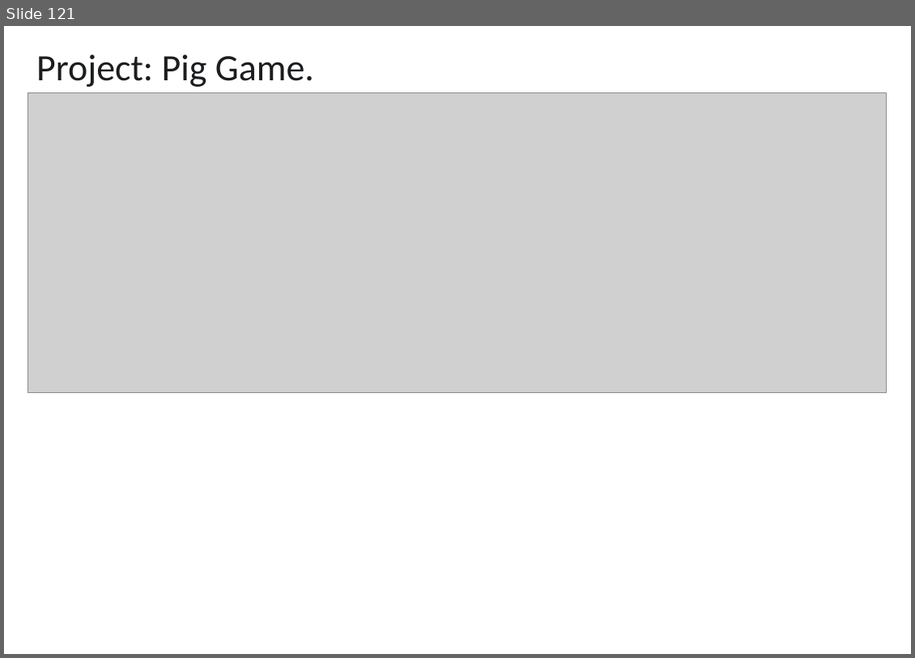
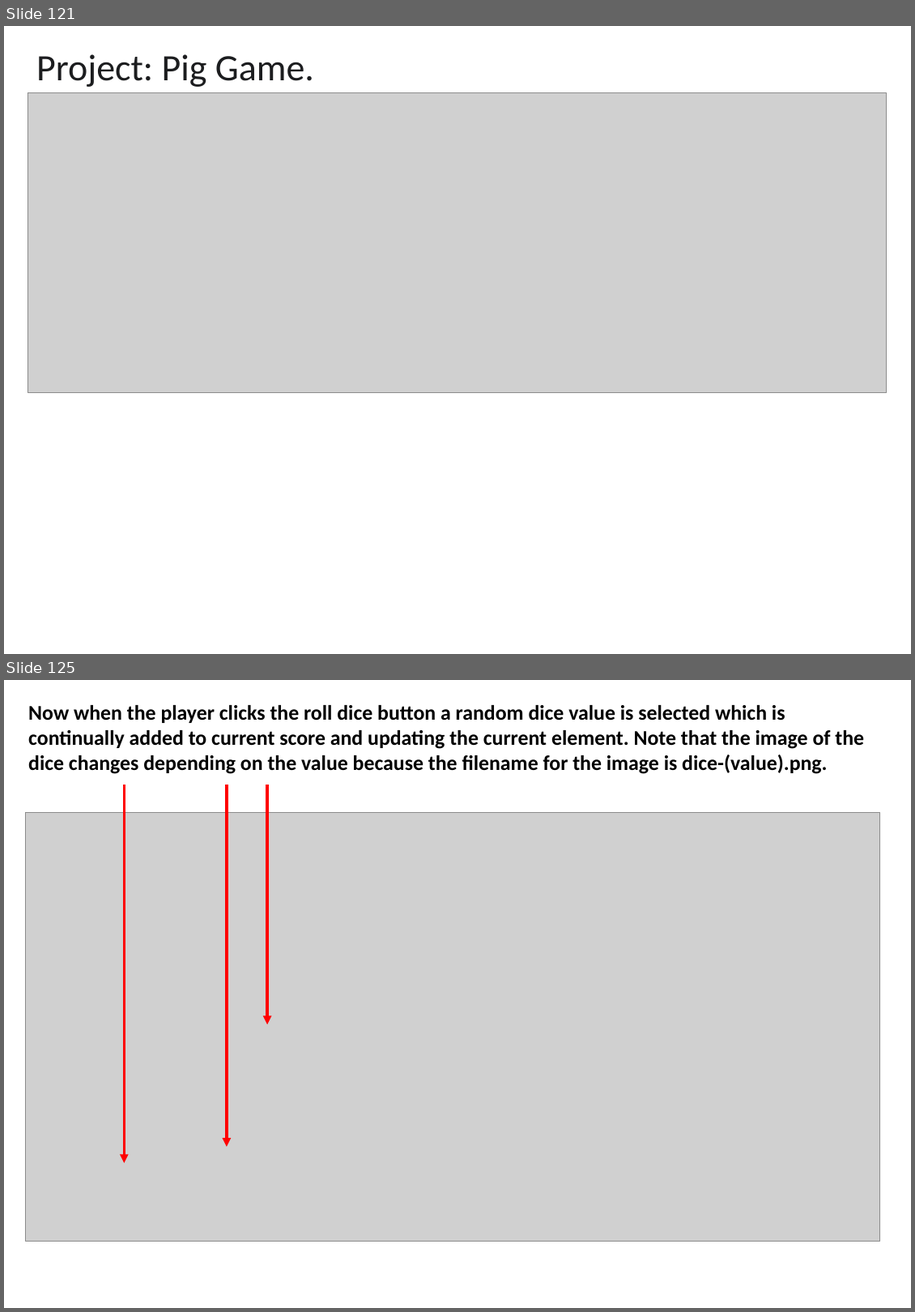
Before and after one commit to EL-EL-BCN/Complete-Javascript-Course, a slide deck: complete-javascript-course.pptx. Shown one above the other, each under a label of ours: slide 121 before the commit, slides 121 and 125 after it; the slides between them are not shown. The pictures are 915x658 and 915x1312 pixels, drawn with LibreOffice and Linux fonts; fonts in the diff are those of the drawing; grey boxes stand for pictures. Boxes give left, top, right and bottom in pixels: in the first picture for what was removed or moved away, otherwise in the second. Text is boxed around its words. In the diff, an @@ line names an element or a change of style, - is before the commit and + after.

```diff
--- a/complete-javascript-course.pptx
+++ b/complete-javascript-course.pptx
@@ slide 125 added at box(4, 680, 911, 1308), background #FFFFFF @@
@@ text added at box(28, 705, 864, 774), 18 pt, text #000000, bold @@
+Now when the player clicks the roll dice button a random dice value is selected which is continually added to current score and updating the current element. Note that the image of the dice changes depending on the value because the filename for the image is dice-(value).png.
@@ arrow added from (124, 784) to (124, 1164), #FF0000 2.5 pt @@
@@ arrow added from (227, 784) to (227, 1147), #FF0000 2.5 pt @@
@@ arrow added from (267, 784) to (267, 1024), #FF0000 2.5 pt @@
@@ picture added at box(25, 812, 880, 1241) @@
```
Also in this commit, not shown: 25 other slides added, 1 slide removed, 2 other files.
